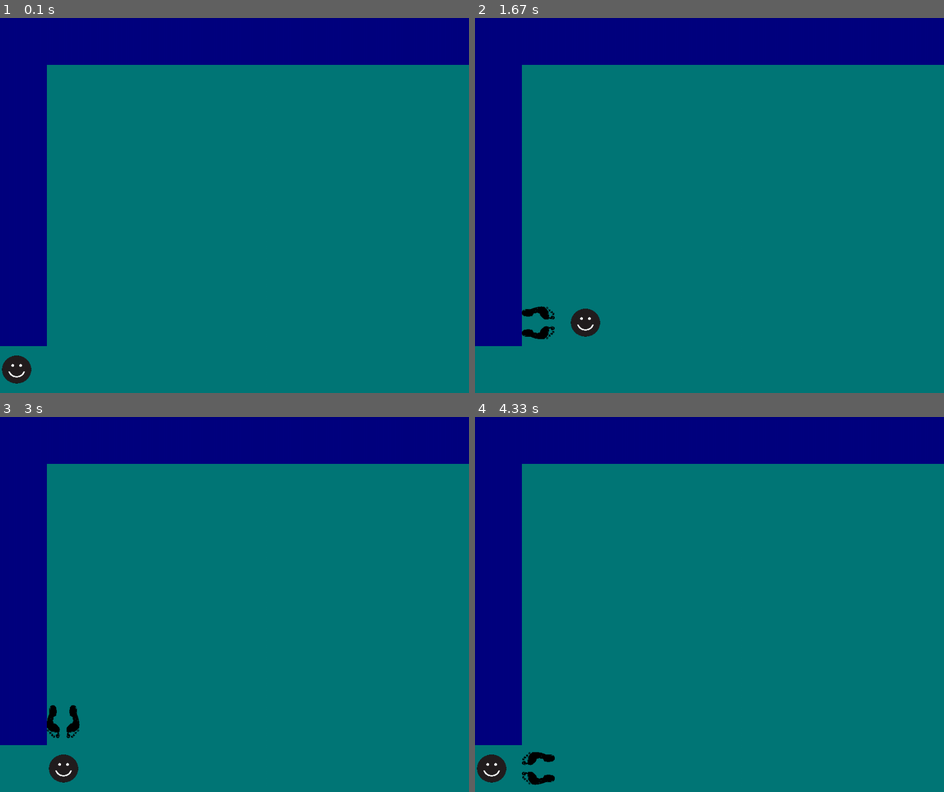
Above: before the commit, frames 1-4 (two rows, left to right).
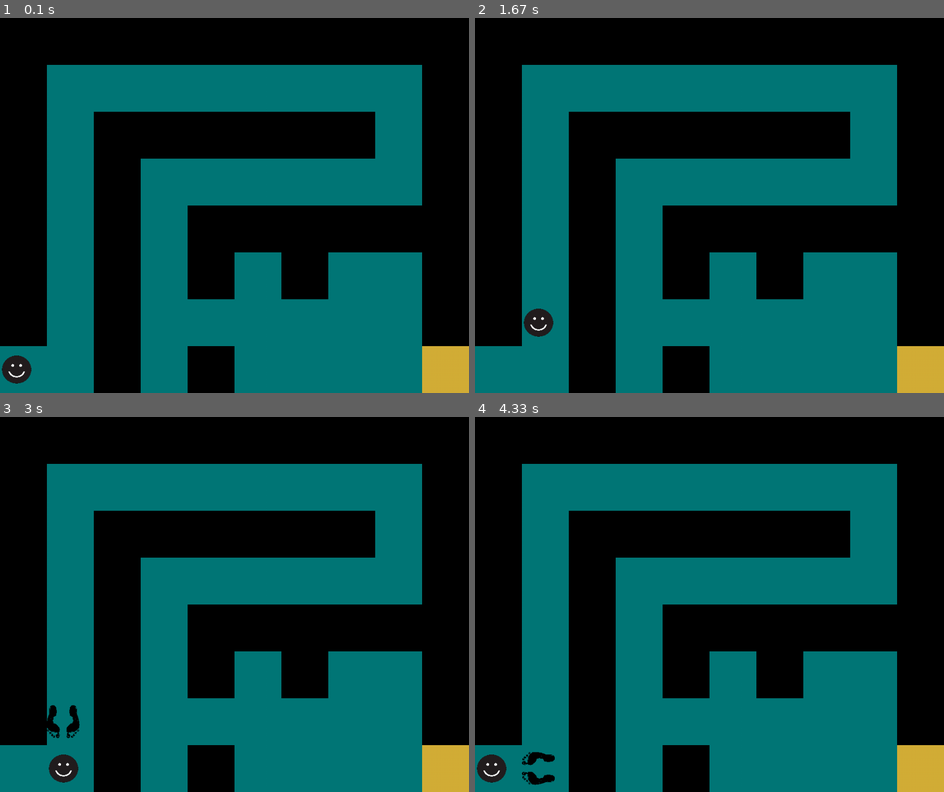
Above: after the commit, the same moments.

Repository: Davidmarmit/PyGame_Ex3
Game: pygame game, started from main.py
Two runs of this game, one before a commit and one after it. Both use one fixed random seed, a clock stepped at 60 frames per second and the inputs below.
Inputs:
- Up to frame 1 (0.1 s): no input
- Up to frame 2 (1.67 s): hold Right 0.33-0.8 s; hold Up 0.83-1.4 s; hold Right from 1.43 s (still down)
- Up to frame 3 (3 s): release Right at 2.08 s; hold Left 2.12-2.8 s; hold Down from 2.83 s (still down)
- Up to frame 4 (4.33 s): release Down at 3.53 s; hold Left 3.57-4.28 s; hold Up from 4.32 s (still down)

The runs differ from the first frame. In frame 1, 52% of the frame differs, in the area x 0-100%, y 0-100%; in frame 2, 53%; in frame 3, 52%; in frame 4, 52%.

Commit message:
IQA 03/03: new Goal

Diff:
--- /dev/null
+++ b/Goal.py
@@ -0,0 +1,21 @@
+import pygame
+
+
+class Goal(pygame.sprite.Sprite):
+    def __init__(self, screen):
+        super().__init__()
+        self.size_x = 100
+        self.size_y = 100
+        self.pos_x = 900
+        self.pos_y = 700
+        self.screen = screen
+        self.image = pygame.Surface((self.size_x, self.size_y))
+        self.image.fill((212, 175, 55))
+        self.rect = self.image.get_rect()
+        self.rect.x = self.pos_x
+        self.rect.y = self.pos_y
+        self.update_goal()
+        print("o")
+
+    def update_goal(self):
+        self.screen.blit(self.image, (self.pos_x, self.pos_y))
--- a/Obstacle.py
+++ b/Obstacle.py
@@ -2,15 +2,20 @@
 
 
 class Obstacle(pygame.sprite.Sprite):
-    def __init__(self, screen, size_x, size_y):
+    def __init__(self, screen, size_x, size_y, pos_x, pos_y):
         super().__init__()
         self.size_x = size_x
         self.size_y = size_y
+        self.pos_x = pos_x
+        self.pos_y = pos_y
         self.screen = screen
         self.image = pygame.Surface((size_x, size_y))
-        self.image.fill((0, 0, 128))
+        self.image.fill((0, 0, 0))
         self.rect = self.image.get_rect()
+        self.rect.x = pos_x
+        self.rect.y = pos_y
         self.update_obstacle()
+        print("o")
 
     def update_obstacle(self):
-        self.screen.blit(self.image, (0, 0))
+        self.screen.blit(self.image, (self.pos_x, self.pos_y))
--- a/Player.py
+++ b/Player.py
@@ -1,6 +1,7 @@
 import pygame
 
 from Obstacle import Obstacle
+from Goal import Goal
 
 
 # class Player
@@ -15,20 +16,30 @@
         self.x = x
         self.y = y
         self.obstacles = pygame.sprite.Group()
-
+        self.goal = Goal(self.screen)
         self.footprints = []
         self.rect = self.image.get_rect()
         self.rect.x = self.x
         self.rect.y = self.y
         self.load_player()
 
+
+    def create_obstacles(self):
+        self.obstacles.add(Obstacle(self.screen, 1000, 100, 0, 800))  # margin display Bottom
+        self.obstacles.add(Obstacle(self.screen, 100, 1000, -100, -100))  # margin display left
+        self.obstacles.add(Obstacle(self.screen, 1000, 100, 0, 0))  # H
+        self.obstacles.add(Obstacle(self.screen, 100, 700, 0, 0))
+        self.obstacles.add(Obstacle(self.screen, 600, 100, 200, 200))
+        self.obstacles.add(Obstacle(self.screen, 100, 700, 200, 300))
+        self.obstacles.add(Obstacle(self.screen, 100, 700, 900, 0))
+        self.obstacles.add(Obstacle(self.screen, 1000, 100, 400, 400))  # H
+        self.obstacles.add(Obstacle(self.screen, 100, 200, 400, 400))
+        self.obstacles.add(Obstacle(self.screen, 100, 200, 600, 400))
+        self.obstacles.add(Obstacle(self.screen, 100, 200, 400, 700))
+
     def load_player(self):
         self.set_background()
-        obstacle = Obstacle(self.screen, 1000, 100)
-        obstacle2 = Obstacle(self.screen, 100, 700)
-        self.obstacles.add(obstacle)
-        self.obstacles.add(obstacle2)
-
+        self.create_obstacles()
         self.screen.blit(self.image, (self.x, self.y))
         pygame.display.flip()
         pygame.display.update()
@@ -38,7 +49,7 @@
         if key[pygame.K_LEFT]:
             self.move_left()
             collide = False
-            list_collide = pygame.sprite.spritecollide(self, self.obstacles, False)
+            list_collide = pygame.sprite.spritecollide(self, self.obstacles, False, pygame.sprite.collide_mask)
             if len(list_collide):
                 print("collide")
                 collide = True
@@ -56,7 +67,7 @@
         if key[pygame.K_RIGHT]:
             self.move_right()
             collide = False
-            list_collide = pygame.sprite.spritecollide(self, self.obstacles, False)
+            list_collide = pygame.sprite.spritecollide(self, self.obstacles, False, pygame.sprite.collide_mask)
             if len(list_collide):
                 print("collide")
                 collide = True
@@ -74,7 +85,7 @@
         if key[pygame.K_UP]:
             self.move_up()
             collide = False
-            list_collide = pygame.sprite.spritecollide(self, self.obstacles, False)
+            list_collide = pygame.sprite.spritecollide(self, self.obstacles, False, pygame.sprite.collide_mask)
             if len(list_collide):
                 print("collide")
                 collide = True
@@ -92,7 +103,7 @@
         if key[pygame.K_DOWN]:
             self.move_down()
             collide = False
-            list_collide = pygame.sprite.spritecollide(self, self.obstacles, False)
+            list_collide = pygame.sprite.spritecollide(self, self.obstacles, False, pygame.sprite.collide_mask)
             if len(list_collide):
                 print("collide")
                 collide = True
@@ -119,9 +130,10 @@
         # background = pygame.transform.scale(background, (1000, 1000))
         self.screen.fill((0, 120, 120))
         # self.screen.blit(background, (0, 0))
-        self.update_obstacles()  # update obstacles
+        self.update_boxes()  # update obstacles
 
-    def update_obstacles(self):
+    def update_boxes(self):
+        self.goal.update_goal()
         for obstacle in self.obstacles:
             obstacle.update_obstacle()
 
